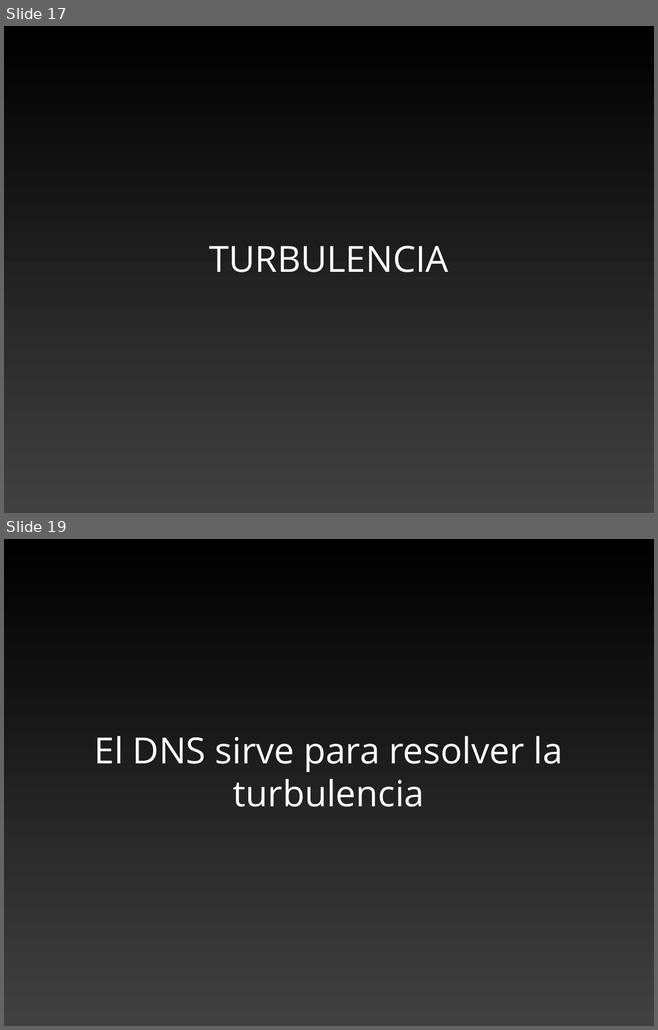
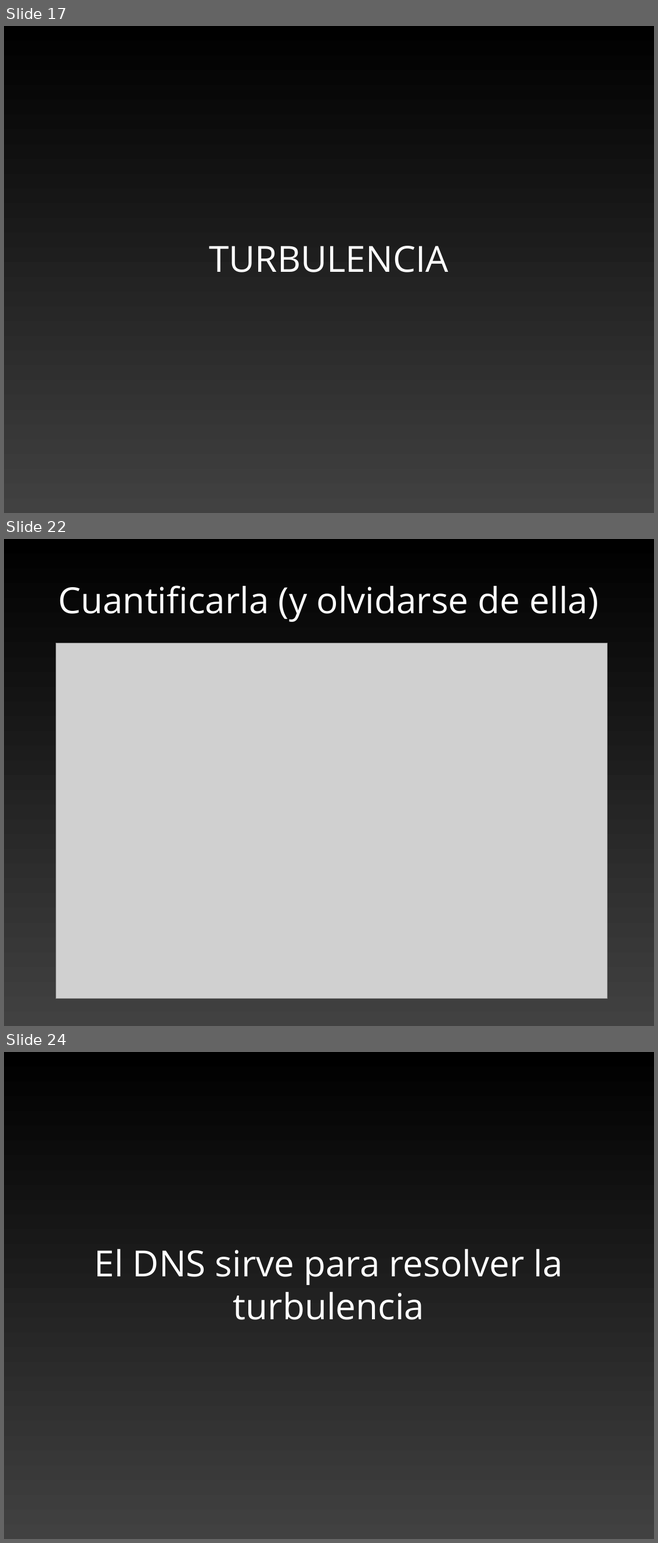
Before and after one commit to guillemborrell/CursoScripting, a slide deck: clases/valencia_2010/valencia_global.odp. Shown one above the other, each under a label of ours: slides 17 and 19 before the commit, slides 17, 22 and 24 after it; the slides between them are not shown. The pictures are 658x1030 and 658x1543 pixels, drawn with LibreOffice and Linux fonts; fonts in the diff are those of the drawing; grey boxes stand for pictures. Boxes give left, top, right and bottom in pixels: in the first picture for what was removed or moved away, otherwise in the second. Text is boxed around its words. In the diff, an @@ line names an element or a change of style, - is before the commit and + after.

```diff
--- a/clases/valencia_2010/valencia_global.odp
+++ b/clases/valencia_2010/valencia_global.odp
@@ slide 22 added at <box>4,539,654,1026</box>, background gradient #000000 to #414141 @@
@@ title added at <box>58,585,598,622</box>, 44 pt, text #FFFFFF @@
+Cuantificarla (y olvidarse de ella)
@@ picture added at <box>56,643,608,998</box> @@
@@ what was slide 19 is now slide 24 @@
```
Also in this commit, not shown: 5 other slides added, 1 slide removed, 5 other files.
